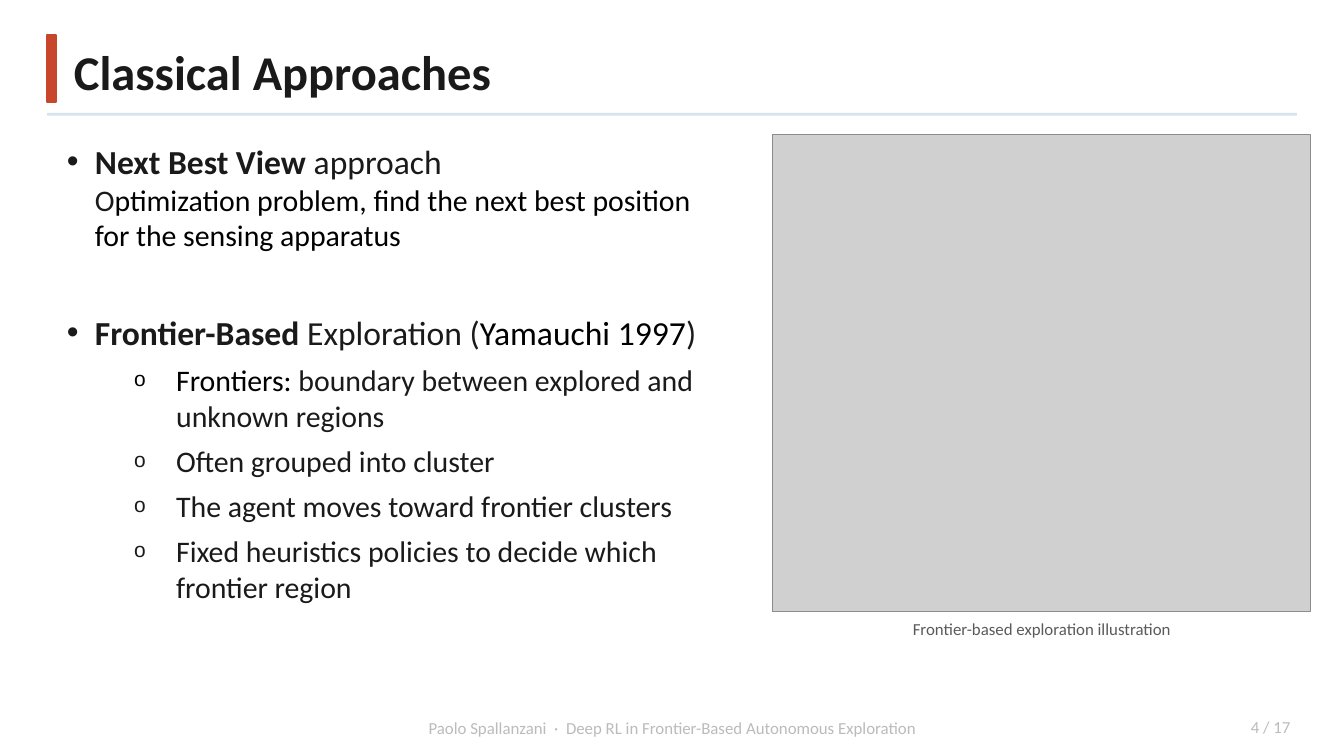
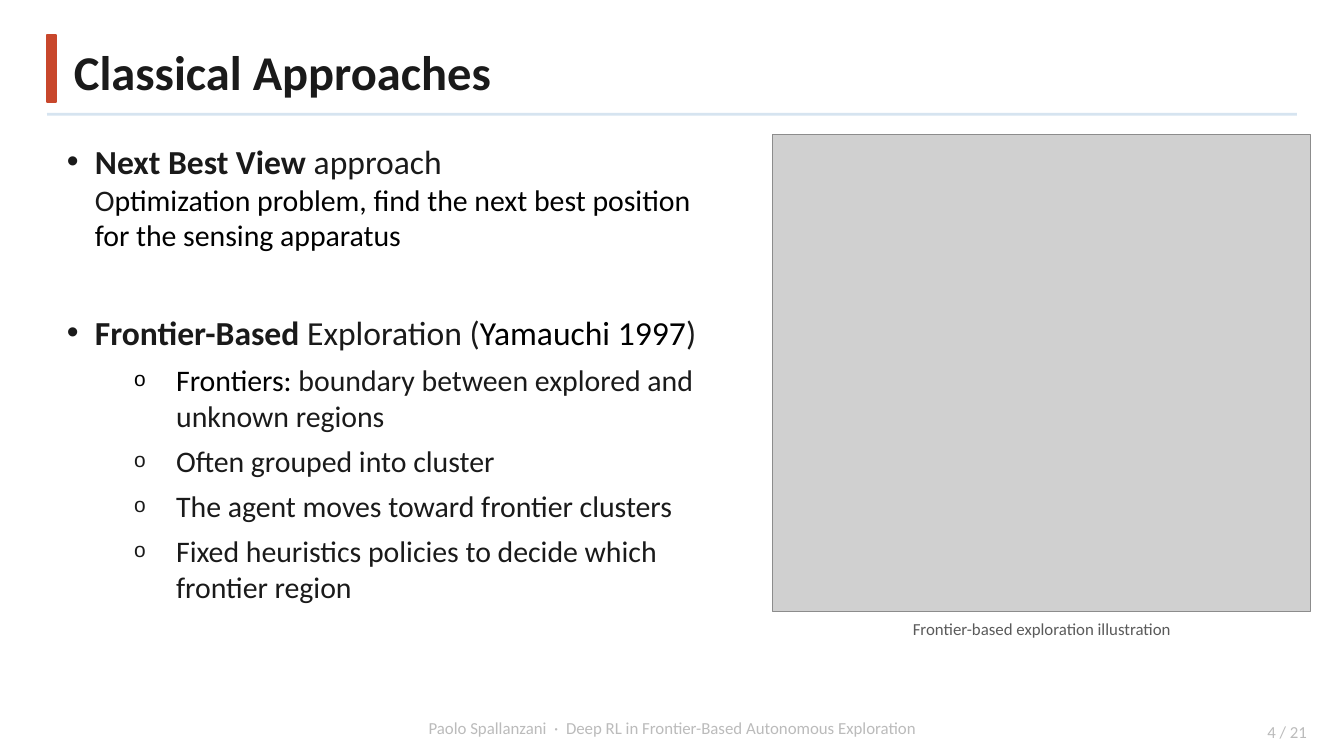
Before and after one commit to Paolo-Spall/presentazione_tesi_dae, a slide deck: slide 4 of paolo.spallanzani.pptx. Drawn at 1344x756 pixels with LibreOffice and Linux fonts; fonts in the diff are those of the drawing; grey boxes stand for pictures; background and template pictures are left out. Boxes give left, top, right and bottom in pixels: in the first picture for what was removed or moved away, otherwise in the second. Text is boxed around its words. In the diff, an @@ line names an element or a change of style, - is before the commit and + after.

```diff
--- a/paolo.spallanzani.pptx
+++ b/paolo.spallanzani.pptx
@@ text removed at box(1251, 722, 1290, 733) @@
-4 / 17
@@ page number added at box(1267, 727, 1307, 738), 9 pt, text #BBBBBB @@
+4 / 21
```
Also in this commit, not shown: 19 other slides changed, 1 other file.
